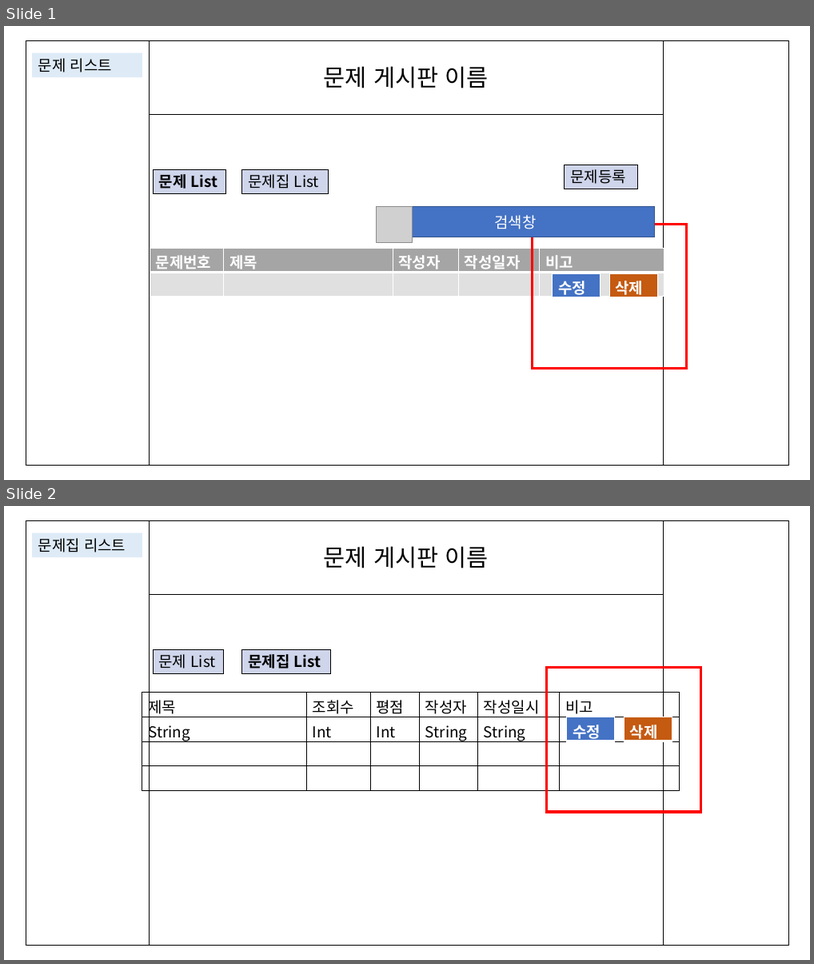
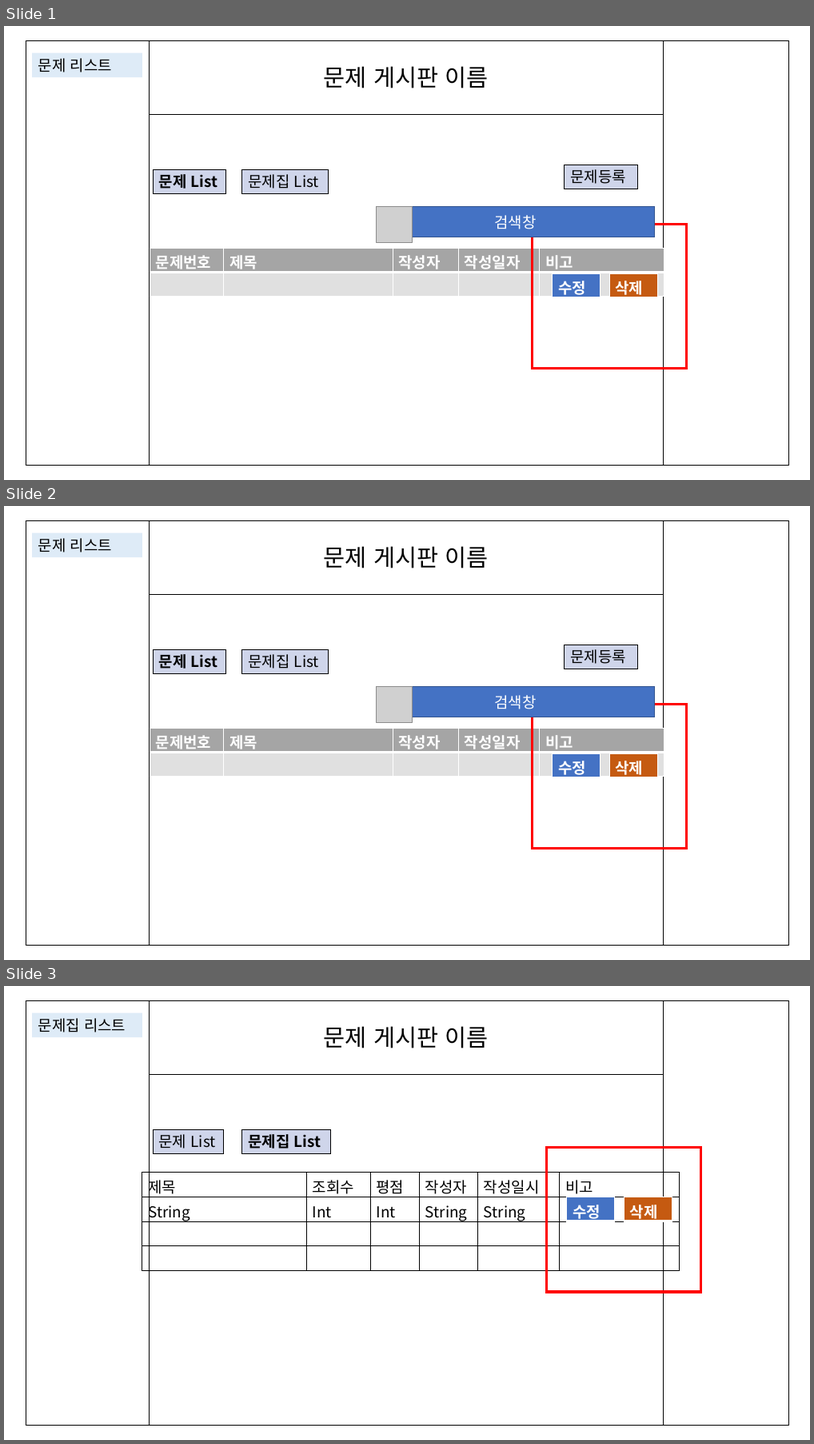
Before and after one commit to upswp/SOLAFY_1.0.0, a slide deck: projectProgressStatus/설계/UI/문제/UI_문제_박상우_이아영_2.0.0.pptx. Shown one above the other, each under a label of ours: slides 1 and 2 before the commit, slides 1, 2 and 3 after it. The pictures are 814x964 and 814x1444 pixels, drawn with LibreOffice and Linux fonts; fonts in the diff are those of the drawing; grey boxes stand for pictures. Boxes give left, top, right and bottom in pixels: in the first picture for what was removed or moved away, otherwise in the second. Text is boxed around its words. In the diff, an @@ line names an element or a change of style, - is before the commit and + after.

Commit message:
UI수정

```diff
--- a/projectProgressStatus/설계/UI/문제/UI_문제_박상우_이아영_2.0.0.pptx
+++ b/projectProgressStatus/설계/UI/문제/UI_문제_박상우_이아영_2.0.0.pptx
@@ slide 2 added at [4, 506, 810, 960], background #FFFFFF @@
@@ rectangle added at [26, 520, 790, 945], outline #000000 1 pt @@
@@ line added from (149, 520) to (149, 945), #000000 0.5 pt @@
@@ line added from (664, 520) to (664, 945), #000000 0.5 pt @@
@@ rectangle added at [33, 532, 142, 557], fill #DEEBF7, 18 pt, text #000000 @@
+문제 리스트
@@ text added at [324, 546, 488, 568], 28 pt, text #000000 @@
+문제 게시판 이름
@@ line added from (149, 594) to (664, 594), #000000 0.5 pt @@
@@ rectangle added at [153, 649, 226, 673], fill #CFD5EA, outline #000000 0.75 pt, 18 pt, text #000000, bold @@
+문제 List
@@ rectangle added at [242, 649, 329, 673], fill #CFD5EA, outline #000000 0.75 pt, 18 pt, text #000000 @@
+문제집 List
@@ rectangle added at [565, 644, 638, 668], fill #CFD5EA, outline #000000 0.75 pt, 18 pt, text #000000 @@
+문제등록
@@ rectangle added at [377, 686, 655, 717], fill #4472C4, outline #325491 1 pt, 18 pt, text #FFFFFF @@
+검색창
@@ picture added at [377, 686, 412, 722] @@
@@ rectangle added at [533, 704, 687, 848], outline #FF0000 3 pt @@
@@ table added at [150, 728, 666, 776], 2 rows, 5 columns @@
+문제번호 | 제목 | 작성자 | 작성일자 | 비고
+ |  |  |  | 
@@ table added at [553, 753, 601, 781], 1 rows, 1 columns @@
+수정
@@ table added at [610, 753, 658, 781], 1 rows, 1 columns @@
+삭제
@@ what was slide 2 is now slide 3 @@
```
